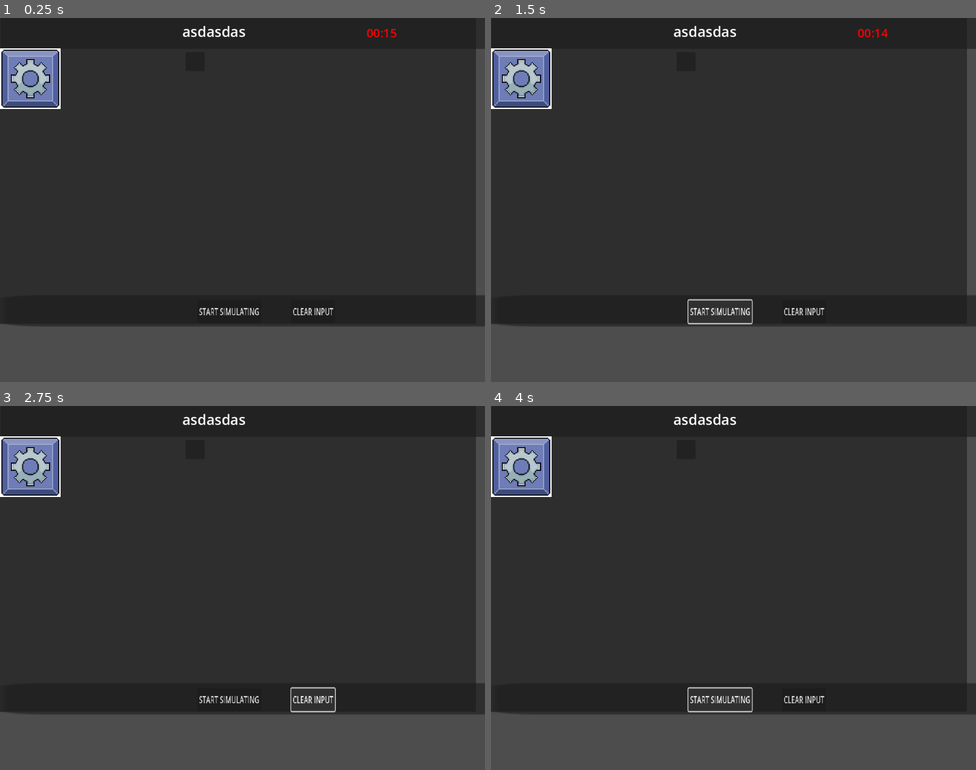
Above: before the commit, frames 1-4 (two rows, left to right).
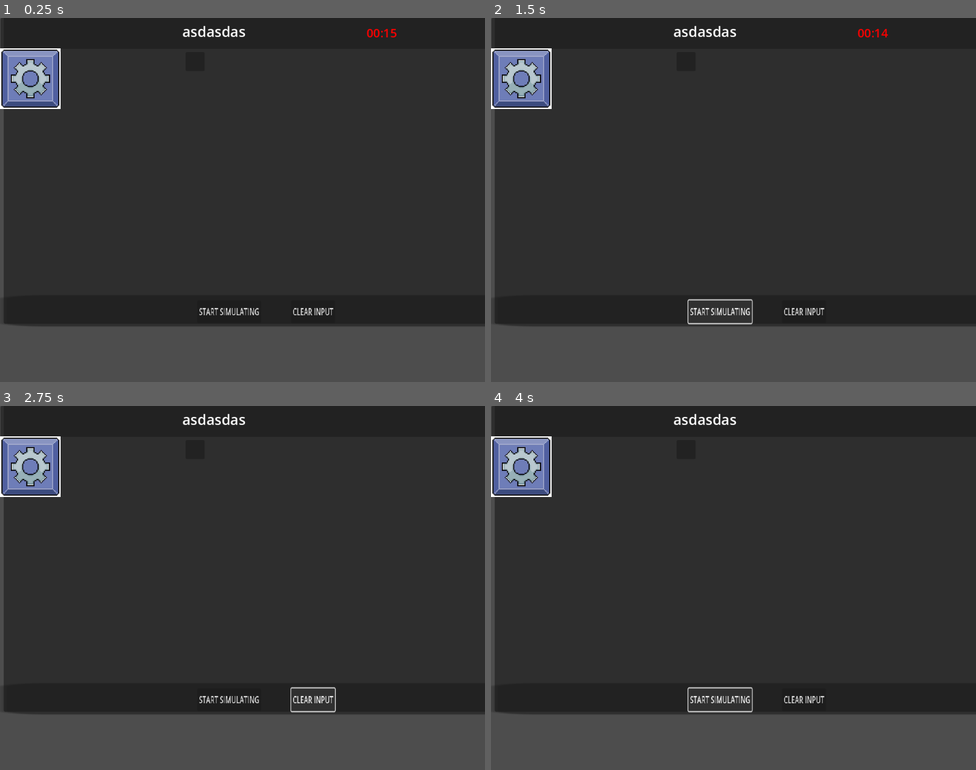
Above: after the commit, the same moments.

Repository: kurtseles090805/SD-PROJECT-GODOT
Game: Godot game, scene res://scenes/UPDATED SCENE GAME.tscn
The game is run twice, just before and just after one commit, with the same random seed, the same clock (stepped at 60 frames per second) and the same inputs. This scene is started directly instead of the project's main scene.
Inputs:
- Up to frame 1 (0.25 s): no input
- Up to frame 2 (1.5 s): click "START SIMULATING" at 0.5 s; click "START SIMULATING" at 1.25 s
- Up to frame 3 (2.75 s): click "CLEAR INPUT" at 2 s
- Up to frame 4 (4 s): click "CLEAR INPUT" at 2.75 s; click "START SIMULATING" at 3.5 s

The runs differ from the first frame. In frame 1, 1.7% of the frame differs, in the area x 0-100%, y 0-84%; in frame 2, 1.7%; in frame 3, 1.7%; in frame 4, 1.7%.

Commit message:
mag push daw ulit ako

Diff:
--- a/scenes/AboutUsSceneSecond.tscn
+++ b/scenes/AboutUsSceneSecond.tscn
@@ -1,4 +1,9 @@
-[gd_scene format=3 uid="uid://h6desmrh7tkr"]
+[gd_scene load_steps=3 format=3 uid="uid://h6desmrh7tkr"]
+
+[ext_resource type="Texture2D" uid="uid://cdv3r78a7qns4" path="res://scenes/PAGE2.jpg" id="1_n28n5"]
+
+[sub_resource type="StyleBoxTexture" id="StyleBoxTexture_8dm7t"]
+texture = ExtResource("1_n28n5")
 
 [node name="Control" type="Control"]
 layout_mode = 3
@@ -14,3 +19,4 @@
 offset_bottom = 646.0
 scale = Vector2(0.916497, 1)
 pivot_offset = Vector2(65, 46)
+theme_override_styles/panel = SubResource("StyleBoxTexture_8dm7t")
--- a/scenes/NEXT BUTTON.gd
+++ b/scenes/NEXT BUTTON.gd
@@ -11,4 +11,5 @@
 	pass
 
 func _next_button() -> void:
-	get_tree().change_scene_to_file()
+	get_tree().change_scene_to_file("res://scenes/AboutUsSceneSecond.tscn")
+	print("NEXT")
--- a/scenes/UPDATED SCENE GAME.tscn
+++ b/scenes/UPDATED SCENE GAME.tscn
@@ -28,9 +28,9 @@
 
 [node name="PANEL SCREEN" type="Panel" parent="."]
 layout_mode = 0
-offset_left = -145.0
+offset_left = 7.0
 offset_top = -8.0
-offset_right = 1004.0
+offset_right = 1156.0
 offset_bottom = 645.0
 
 [node name="TOP BOX" type="Panel" parent="."]
@@ -87,7 +87,7 @@
 offset_left = 14.0121
 offset_top = 3.65262
 offset_right = 341.933
-offset_bottom = 3.65262
+offset_bottom = 3.65265
 scale = Vector2(0.0288333, 0.458436)
 theme_override_constants/separation = 75
 
